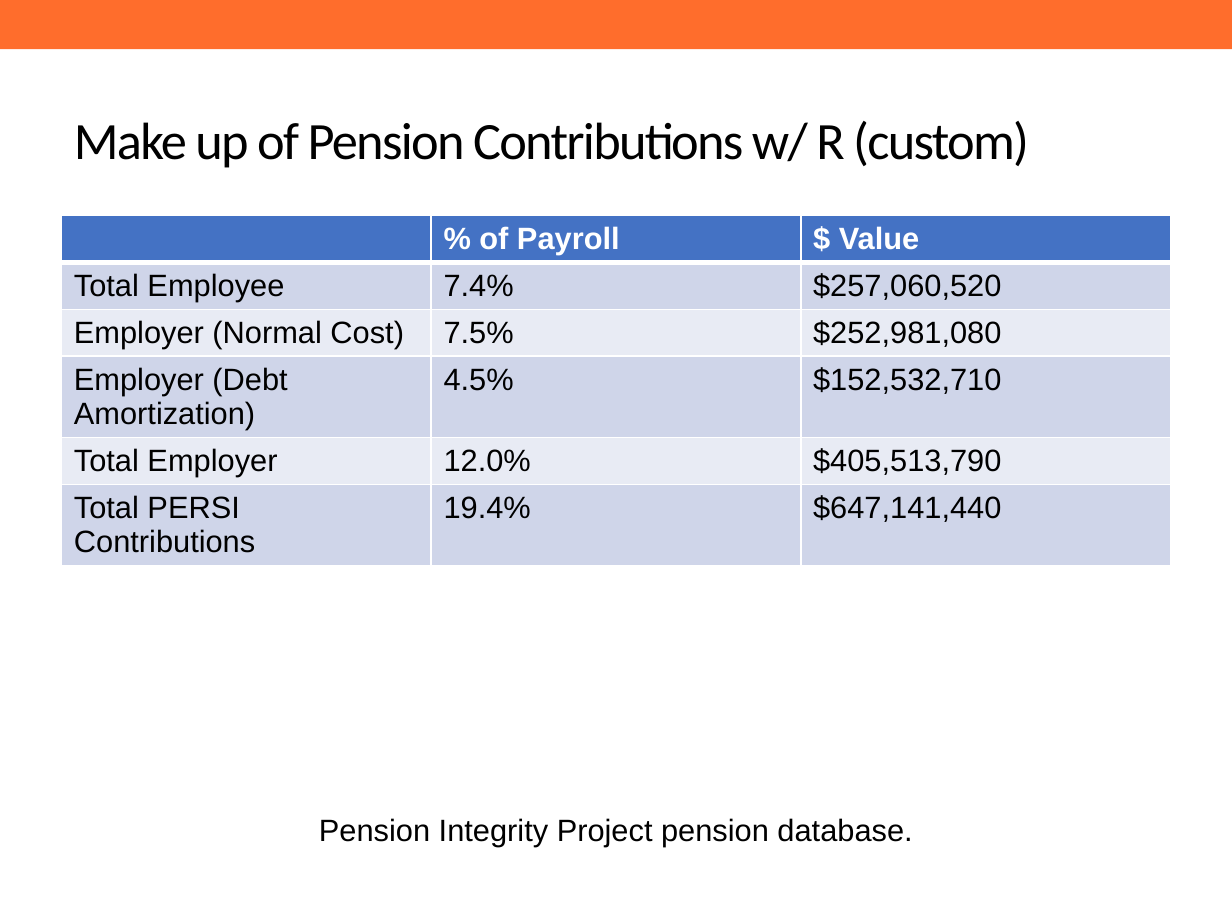
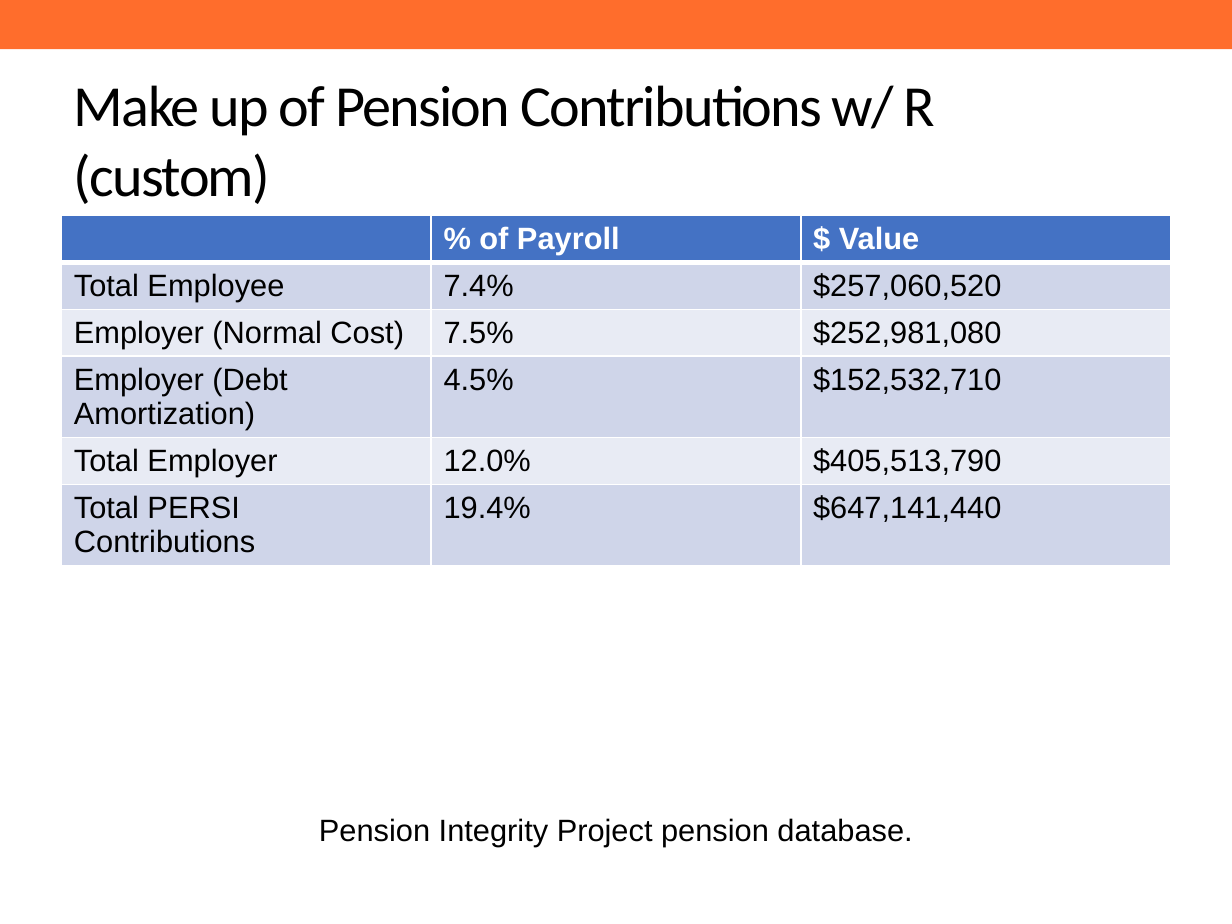
Before and after one commit to ReasonFoundation/GraphicsR, a slide deck: slide 5 of DeckUpdate/SamplePPT.pptx. Drawn at 1232x924 pixels with LibreOffice and Linux fonts; fonts in the diff are those of the drawing; background and template pictures are left out. Boxes give left, top, right and bottom in pixels: in the first picture for what was removed or moved away, otherwise in the second. Text is boxed around its words. In the diff, an @@ line names an element or a change of style, - is before the commit and + after.

```diff
--- a/DeckUpdate/SamplePPT.pptx
+++ b/DeckUpdate/SamplePPT.pptx
@@ title "Make up of Pension Contributions ..." at bbox=[74, 85, 936, 204]: size 30.6 to 34 pt @@
```
Also in this commit, not shown: 5 other slides changed, 6 other files.
